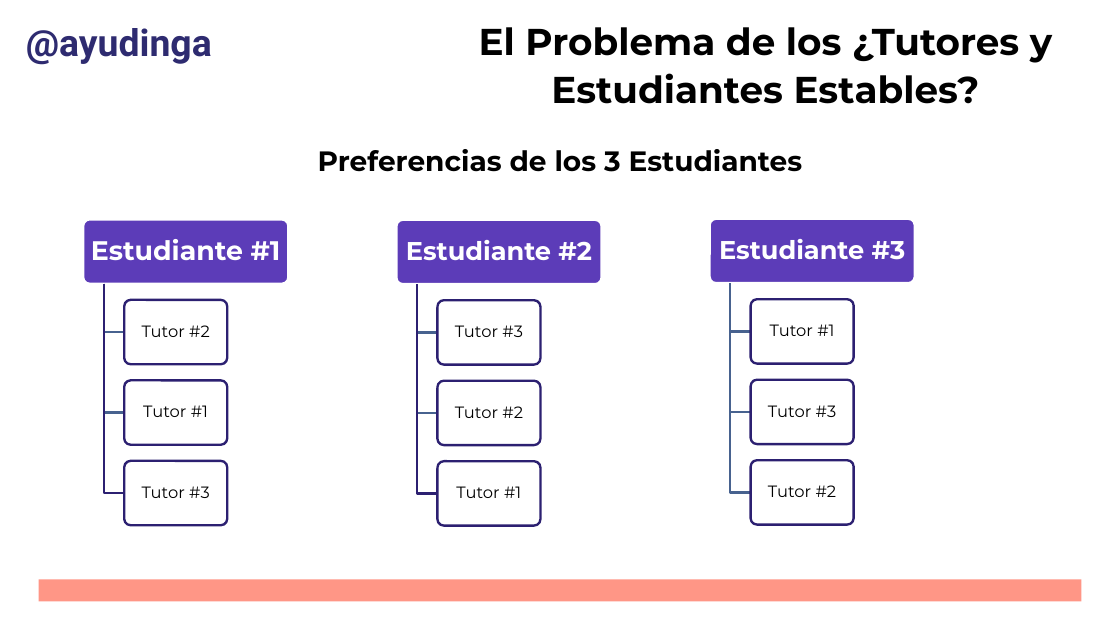
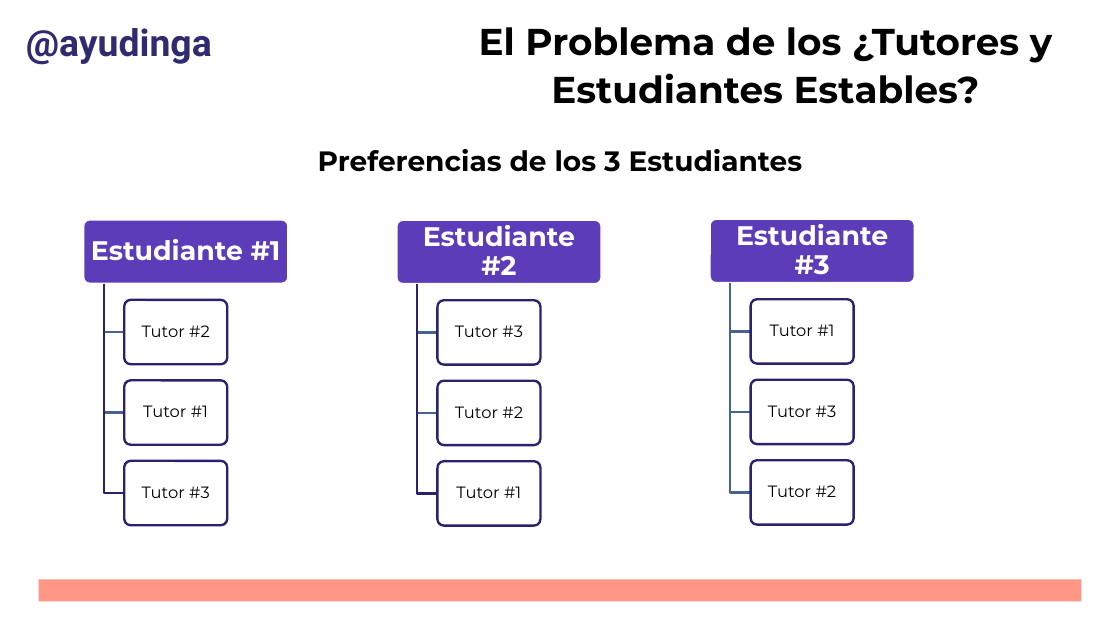
Before and after one commit to wocker/Students-Tutors-Matching, a slide deck: slide 10 of Administrative Documents/Academia de Tutores - PilandoAndo.pptx. Drawn at 1120x630 pixels with LibreOffice and Linux fonts; fonts in the diff are those of the drawing; background and template pictures are left out. Boxes give left, top, right and bottom in pixels: in the first picture for what was removed or moved away, otherwise in the second. Text is boxed around its words. In the diff, an @@ line names an element or a change of style, - is before the commit and + after.

```diff
--- a/Administrative Documents/Academia de Tutores - PilandoAndo.pptx
+++ b/Administrative Documents/Academia de Tutores - PilandoAndo.pptx
@@ text "Estudiante #2" at (423, 219, 575, 275): size 22 to 23 pt @@
@@ text "Estudiante #3" at (736, 218, 888, 275): size 22 to 23 pt @@
```
Also in this commit, not shown: 1 slide added.
